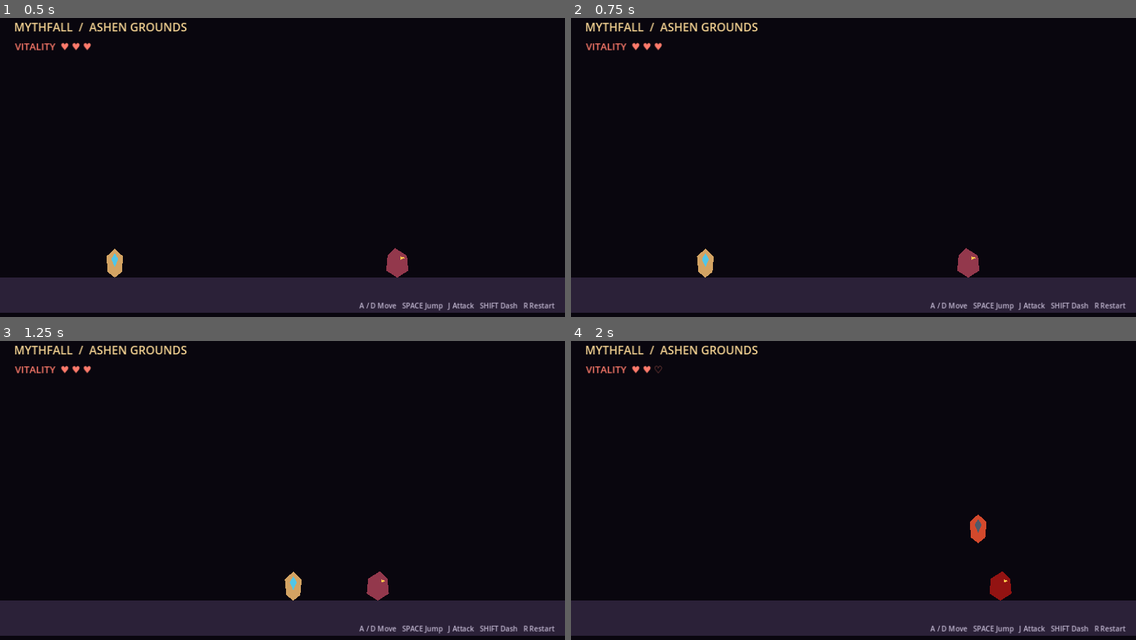
Above: before the commit, frames 1-4 (two rows, left to right).
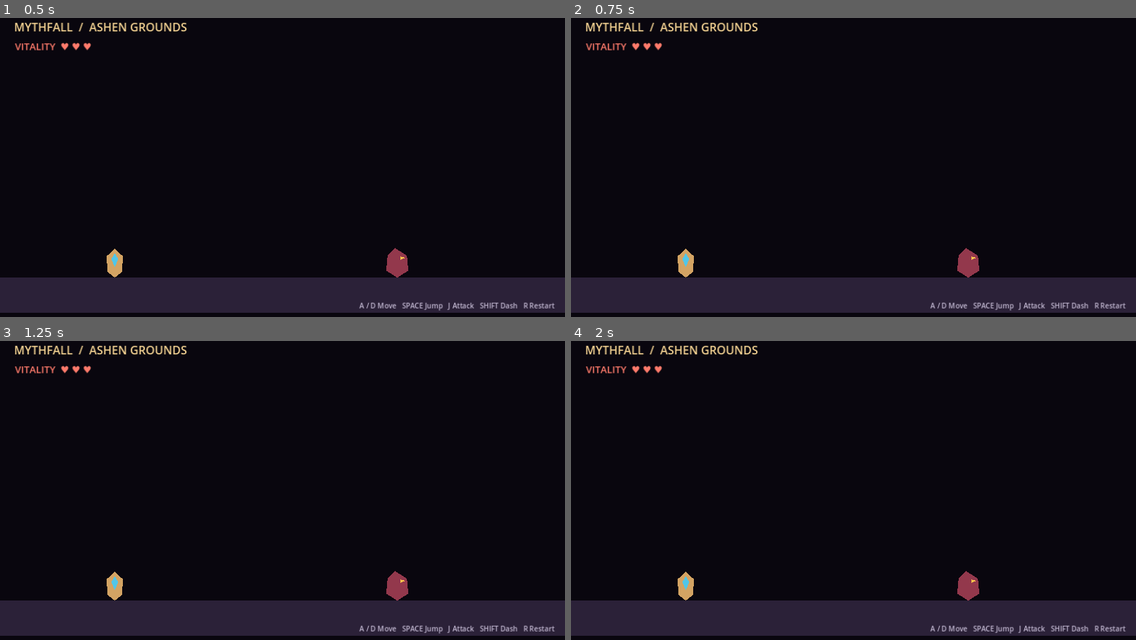
Above: after the commit, the same moments.

Repository: uzayr1001/Mythfall
Game: Godot game, scene res://scenes/arena.tscn
Two runs of this game, one before a commit and one after it. Both use one fixed random seed, a clock stepped at 60 frames per second and the inputs below.
Inputs:
- Up to frame 1 (0.5 s): no input
- Up to frame 2 (0.75 s): tap Enter at 0.5 s; hold D (move_right) from 0.53 s (still down); tap J (attack) at 0.6 s
- Up to frame 3 (1.25 s): keep holding D (move_right); tap Space (jump) at 0.77 s; tap Shift (dash) at 0.8 s
- Up to frame 4 (2 s): keep holding D (move_right); tap Shift (dash) at 1.35 s; tap Space (jump) at 1.52 s; tap J (attack) at 1.55 s

Frame 1 is identical in both runs. In frame 2, 0.4% of the frame differs, in the area x 18-26%, y 77-87%; in frame 3, 0.9%; in frame 4, 1.0%, in the area x 14-78%, y 8-87%.
Error after the commit: Invalid assignment of property or key 'visible' with value of type 'bool' on a base object of type 'null instance'. (res://scripts/player.gd:37)

Commit message:
Build three-hit player combo, slash visuals and dash evasion

Diff:
--- a/scripts/player.gd
+++ b/scripts/player.gd
@@ -9,10 +9,10 @@
 const JUMP_VELOCITY := -650.0
 const GRAVITY := 1650.0
 const DASH_SPEED := 900.0
-const DASH_TIME := 0.16
-const DASH_COOLDOWN := 0.62
-const ATTACK_COOLDOWN := 0.28
+const DASH_TIME := 0.17
+const DASH_COOLDOWN := 0.58
 const MAX_HEALTH := 3
+const COMBO_RESET_TIME := 0.82
 
 var health := MAX_HEALTH
 var facing := 1
@@ -20,16 +20,21 @@
 var dash_timer := 0.0
 var dash_cooldown := 0.0
 var attack_cooldown := 0.0
+var combo_timer := 0.0
+var combo_step := 0
 var attacking := false
 var invulnerable := false
 var dead := false
+var hit_targets: Array[Node2D] = []
 
 @onready var body_visual: Polygon2D = $Body
 @onready var attack_area: Area2D = $AttackArea
+@onready var slash: Polygon2D = $Slash
 
 func _ready() -> void:
 	attack_area.body_entered.connect(_on_attack_area_body_entered)
 	health_changed.emit(health, MAX_HEALTH)
+	slash.visible = false
 
 func _physics_process(delta: float) -> void:
 	if dead:
@@ -39,6 +44,9 @@
 
 	dash_cooldown = maxf(0.0, dash_cooldown - delta)
 	attack_cooldown = maxf(0.0, attack_cooldown - delta)
+	combo_timer = maxf(0.0, combo_timer - delta)
+	if combo_timer <= 0.0:
+		combo_step = 0
 	if is_on_floor():
 		jumps_left = 2
 
@@ -46,6 +54,8 @@
 	if direction != 0.0:
 		facing = 1 if direction > 0.0 else -1
 		body_visual.scale.x = facing
+		slash.scale.x = facing
+		attack_area.position.x = 42.0 * facing
 
 	if Input.is_action_just_pressed("jump") and jumps_left > 0:
 		velocity.y = JUMP_VELOCITY if jumps_left == 2 else JUMP_VELOCITY * 0.88
@@ -66,32 +76,60 @@
 			velocity.y += GRAVITY * delta
 
 	if Input.is_action_just_pressed("attack") and attack_cooldown <= 0.0 and not attacking:
-		_attack()
+		_start_attack()
 
 	move_and_slide()
 
-func _attack() -> void:
+func _start_attack() -> void:
 	attacking = true
-	attack_cooldown = ATTACK_COOLDOWN
+	attack_cooldown = 0.22
+	combo_timer = COMBO_RESET_TIME
+	combo_step = (combo_step % 3) + 1
+	hit_targets.clear()
+
+	var damage := 2 if combo_step == 3 else 1
 	attack_area.position.x = 42.0 * facing
 	attack_area.monitoring = true
-	body_visual.modulate = Color(1.0, 0.88, 0.62, 1.0)
-	await get_tree().create_timer(0.13).timeout
+	slash.visible = true
+	slash.modulate = Color(1.0, 0.88, 0.58, 1.0)
+	slash.rotation = -0.32 if facing > 0 else 0.32
+	var slash_tween := create_tween()
+	slash_tween.set_parallel(true)
+	slash_tween.tween_property(slash, "rotation", 0.48 if facing > 0 else -0.48, 0.16)
+	slash_tween.tween_property(slash, "modulate:a", 0.0, 0.16)
+	body_visual.modulate = Color(1.0, 0.9, 0.7, 1.0)
+
+	await get_tree().physics_frame
+	if not is_instance_valid(self):
+		return
+	for target in attack_area.get_overlapping_bodies():
+		_apply_attack_to(target, damage)
+
+	await get_tree().create_timer(0.15).timeout
 	if not is_instance_valid(self):
 		return
 	attack_area.monitoring = false
 	attacking = false
+	slash.visible = false
+	slash.modulate.a = 1.0
 	if not invulnerable and not dead:
 		body_visual.modulate = Color.WHITE
 
+func _apply_attack_to(target: Node2D, damage: int) -> void:
+	if target in hit_targets:
+		return
+	if target.is_in_group("enemy") and target.has_method("take_hit"):
+		hit_targets.append(target)
+		target.take_hit(damage, Vector2(facing * (420.0 + combo_step * 55.0), -190.0))
+
 func take_damage(amount: int, knockback: Vector2) -> void:
-	if invulnerable or dead:
+	if invulnerable or dash_timer > 0.0 or dead:
 		return
 	health = maxi(0, health - amount)
 	health_changed.emit(health, MAX_HEALTH)
 	velocity = knockback
 	invulnerable = true
-	modulate = Color(1.0, 0.45, 0.45, 1.0)
+	modulate = Color(1.0, 0.38, 0.38, 1.0)
 	await get_tree().create_timer(0.72).timeout
 	if not is_instance_valid(self):
 		return
@@ -102,5 +140,4 @@
 		player_died.emit()
 
 func _on_attack_area_body_entered(target: Node2D) -> void:
-	if target.is_in_group("enemy") and target.has_method("take_hit"):
-		target.take_hit(1, Vector2(facing * 470.0, -180.0))
+	_apply_attack_to(target, 2 if combo_step == 3 else 1)
